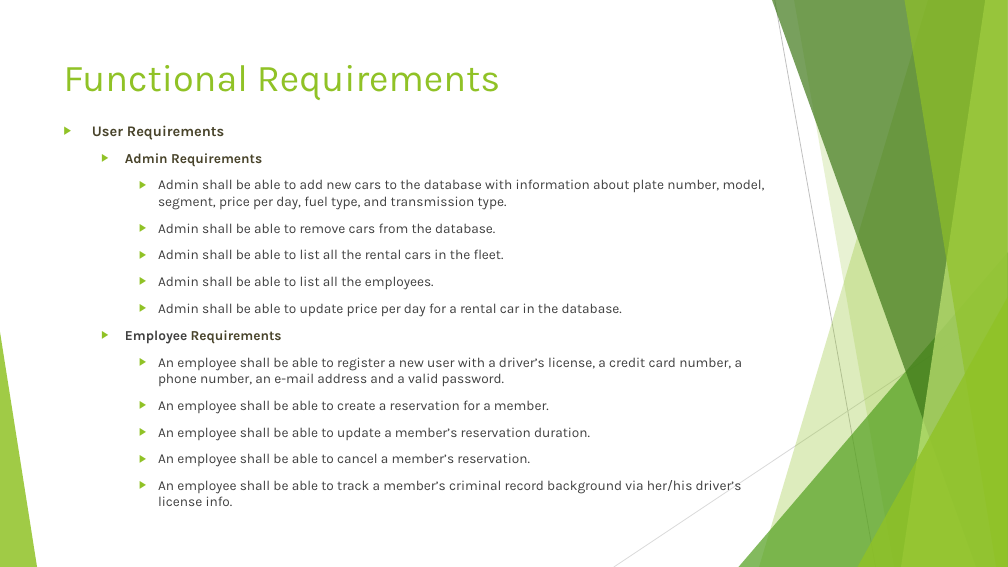
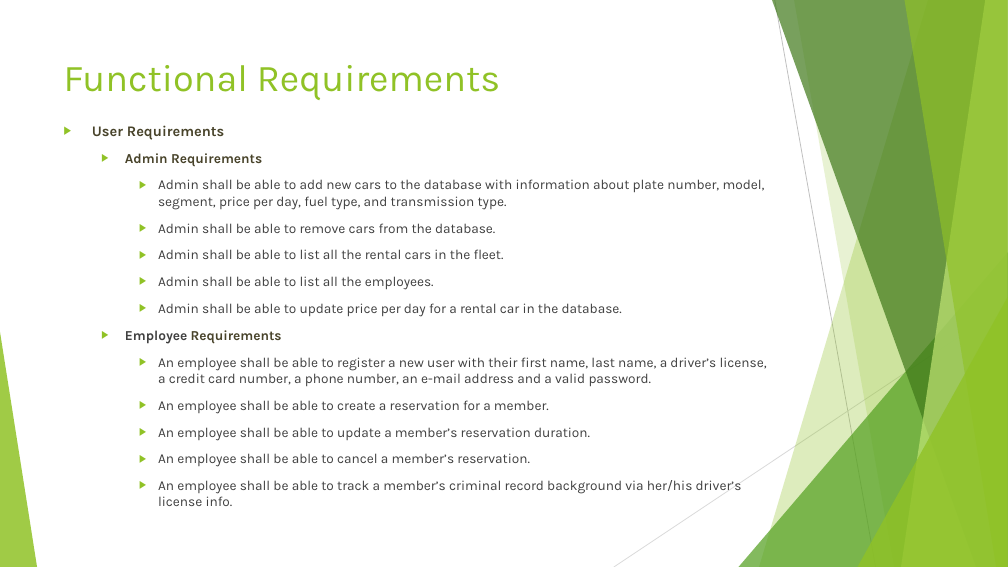
Before and after one commit to aysegulsari/SWE-530, a slide deck: slide 5 of Requirements/Online Car Rental System Requirements.pptx. Drawn at 1008x567 pixels with LibreOffice and Linux fonts; fonts in the diff are those of the drawing. Boxes give left, top, right and bottom in pixels: in the first picture for what was removed or moved away, otherwise in the second. Text is boxed around its words. In the diff, an @@ line names an element or a change of style, - is before the commit and + after.

Commit message:
Styling of requirement documents are updated

```diff
--- a/Requirements/Online Car Rental System Requirements.pptx
+++ b/Requirements/Online Car Rental System Requirements.pptx
@@ text at bbox=[158, 357, 767, 386]: text changed @@
-    ▶ An employee shall be able to register a new user with a driver’s license, a credit card number, a phone number, an e-mail address and a valid password.
+    ▶ An employee shall be able to register a new user with their first name, last name, a driver’s license, a credit card number, a phone number, an e-mail address and a valid password.
```
Also in this commit, not shown: 1 other slide changed, 1 other file.
